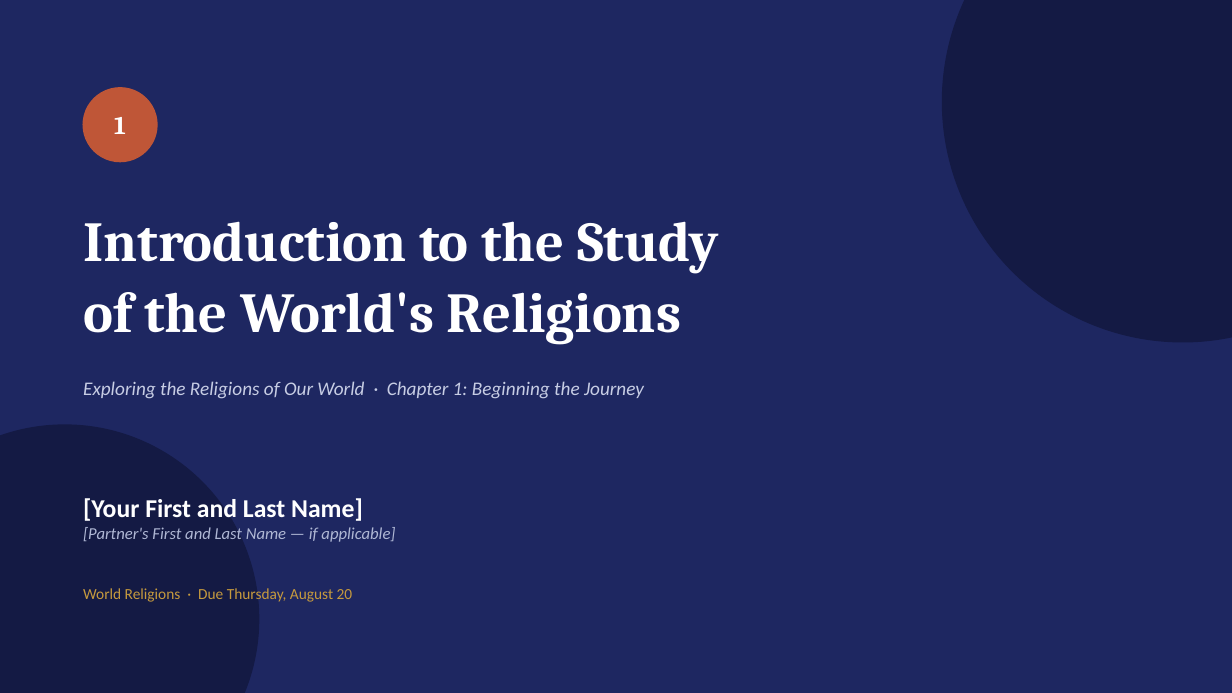
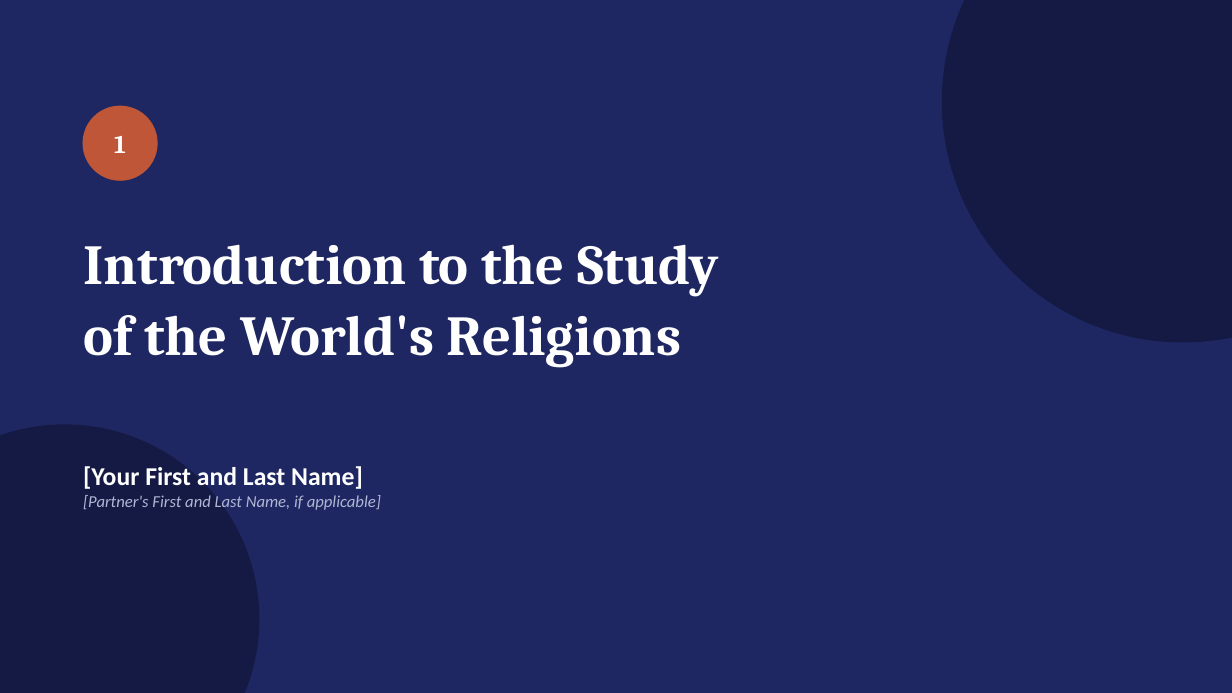
Before and after one commit to kevwebdesigns/kevdigital, a slide deck: slide 1 of assignments/world-religions/Intro-to-Study-of-World-Religions.pptx. Drawn at 1232x693 pixels with LibreOffice and Linux fonts; fonts in the diff are those of the drawing. Boxes give left, top, right and bottom in pixels: in the first picture for what was removed or moved away, otherwise in the second. Text is boxed around its words. In the diff, an @@ line names an element or a change of style, - is before the commit and + after.

```diff
--- a/assignments/world-religions/Intro-to-Study-of-World-Religions.pptx
+++ b/assignments/world-religions/Intro-to-Study-of-World-Religions.pptx
@@ text "1": place and size @@
-text "1" at bbox=[114, 117, 126, 134]
+text "1" at bbox=[114, 136, 126, 153]
@@ ellipse: place and size @@
-ellipse at bbox=[83, 88, 157, 162]
+ellipse at bbox=[83, 106, 157, 180]
@@ text "Introduction to the Study": place and size @@
-text "Introduction to the Study" at bbox=[83, 221, 719, 344]
+text "Introduction to the Study" at bbox=[83, 244, 719, 367]
@@ text removed at bbox=[83, 381, 644, 399] @@
-Exploring the Religions of Our World · Chapter 1: Beginning the Journey
@@ text "[Your First and Last Name]": place and size @@
-text "[Your First and Last Name]" at bbox=[83, 498, 395, 542]
+text "[Your First and Last Name]" at bbox=[83, 466, 381, 510]
@@ text at bbox=[83, 495, 381, 510]: text changed @@
-[Partner's First and Last Name — if applicable]
+[Partner's First and Last Name, if applicable]
@@ text removed at bbox=[83, 588, 353, 602] @@
-World Religions · Due Thursday, August 20
```
Also in this commit, not shown: 3 other slides changed, 3 slides added, 11 slides removed, 2 other files.
